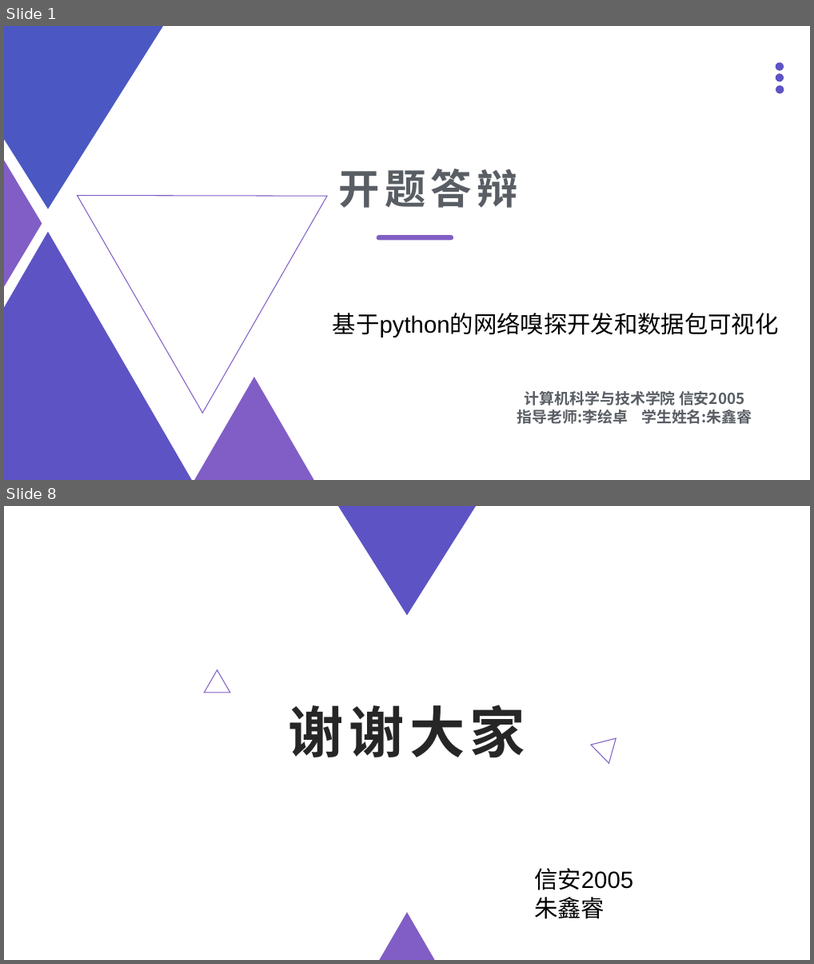
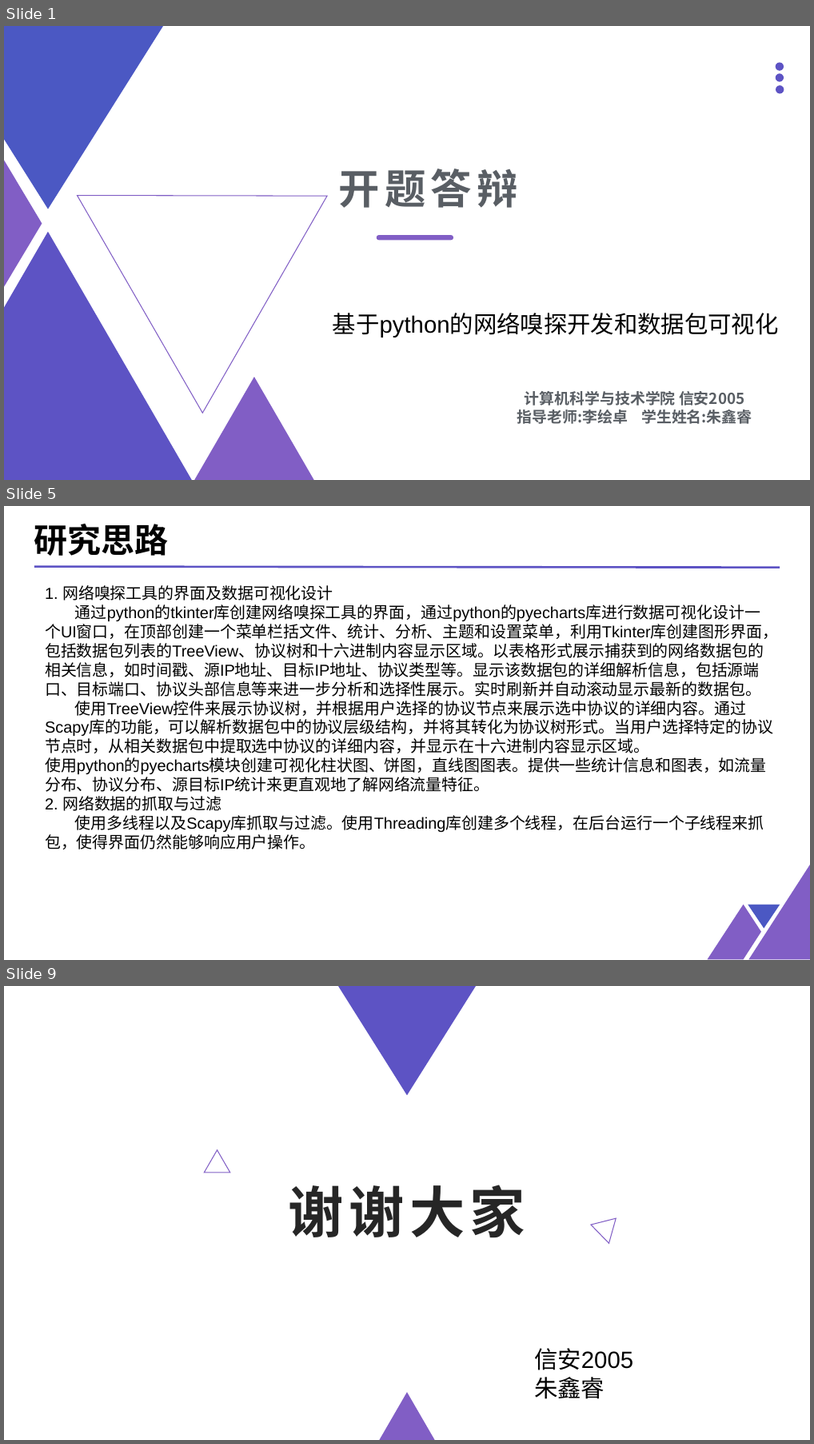
Before and after one commit to zzxr6/Defense, a slide deck: 开题答辩PPT.pptx. Shown one above the other, each under a label of ours: slides 1 and 8 before the commit, slides 1, 5 and 9 after it; the slides between them are not shown. The pictures are 814x964 and 814x1444 pixels, drawn with LibreOffice and Linux fonts; fonts in the diff are those of the drawing; background and template pictures are left out. Boxes give left, top, right and bottom in pixels: in the first picture for what was removed or moved away, otherwise in the second. Text is boxed around its words. In the diff, an @@ line names an element or a change of style, - is before the commit and + after.

```diff
--- a/开题答辩PPT.pptx
+++ b/开题答辩PPT.pptx
@@ slide 5 added at [4, 506, 810, 960], background #FFFFFF @@
@@ text added at [34, 524, 169, 556], 40 pt, text #000000, bold @@
+研究思路
@@ line added from (34, 567) to (780, 567), #5D53C4 2.5 pt @@
@@ text added at [45, 585, 778, 849], 19 pt, text #000000 @@
+1. 网络嗅探工具的界面及数据可视化设计
+通过python的tkinter库创建网络嗅探工具的界面，通过python的pyecharts库进行数据可视化设计一个UI窗口，在顶部创建一个菜单栏括文件、统计、分析、主题和设置菜单，利用Tkinter库创建图形界面，包括数据包列表的TreeView、协议树和十六进制内容显示区域。以表格形式展示捕获到的网络数据包的相关信息，如时间戳、源IP地址、目标IP地址、协议类型等。显示该数据包的详细解析信息，包括源端口、目标端口、协议头部信息等来进一步分析和选择性展示。实时刷新并自动滚动显示最新的数据包。
+使用TreeView控件来展示协议树，并根据用户选择的协议节点来展示选中协议的详细内容。通过Scapy库的功能，可以解析数据包中的协议层级结构，并将其转化为协议树形式。当用户选择特定的协议节点时，从相关数据包中提取选中协议的详细内容，并显示在十六进制内容显示区域。
+使用python的pyecharts模块创建可视化柱状图、饼图，直线图图表。提供一些统计信息和图表，如流量分布、协议分布、源目标IP统计来更直观地了解网络流量特征。
+2. 网络数据的抓取与过滤
+使用多线程以及Scapy库抓取与过滤。使用Threading库创建多个线程，在后台运行一个子线程来抓包，使得界面仍然能够响应用户操作。
@@ triangle added at [750, 864, 810, 959], fill #815EC5 @@
@@ freeform shape added at [707, 904, 762, 959], fill #815EC5 @@
@@ triangle added at [748, 904, 780, 928], fill #4B58C3 @@
@@ what was slide 8 is now slide 9 @@
```
Also in this commit, not shown: 4 slides changed, 2 other slides added, 2 slides removed, 1 other file.
